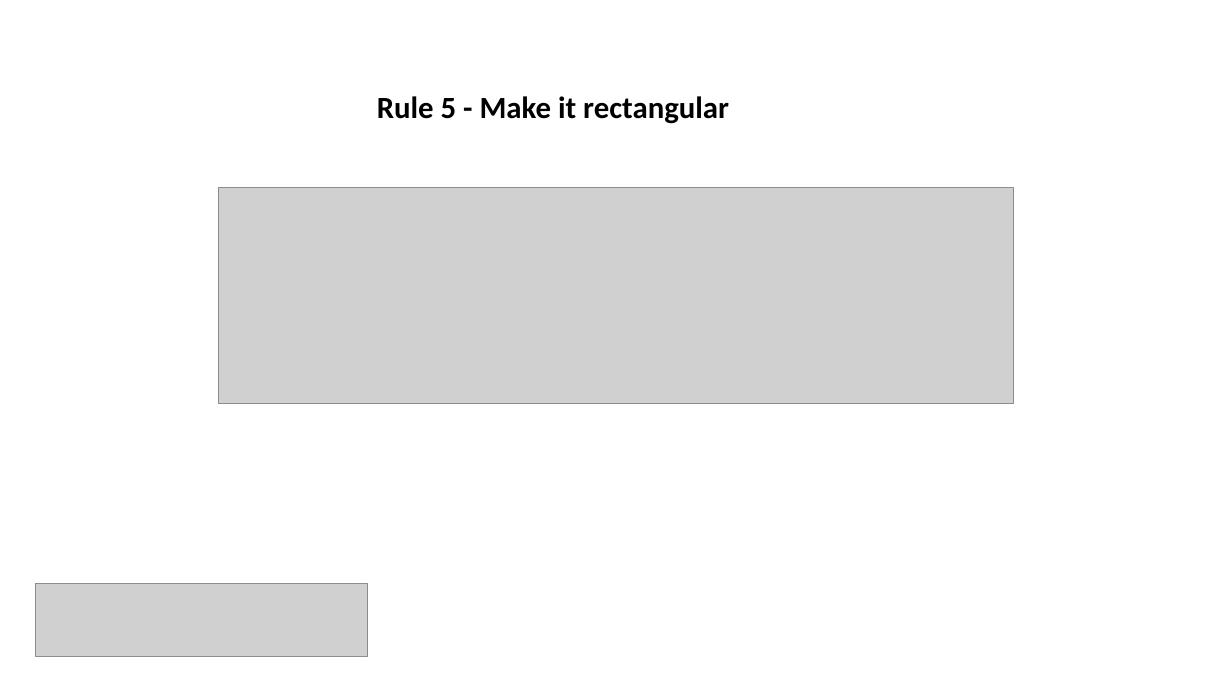
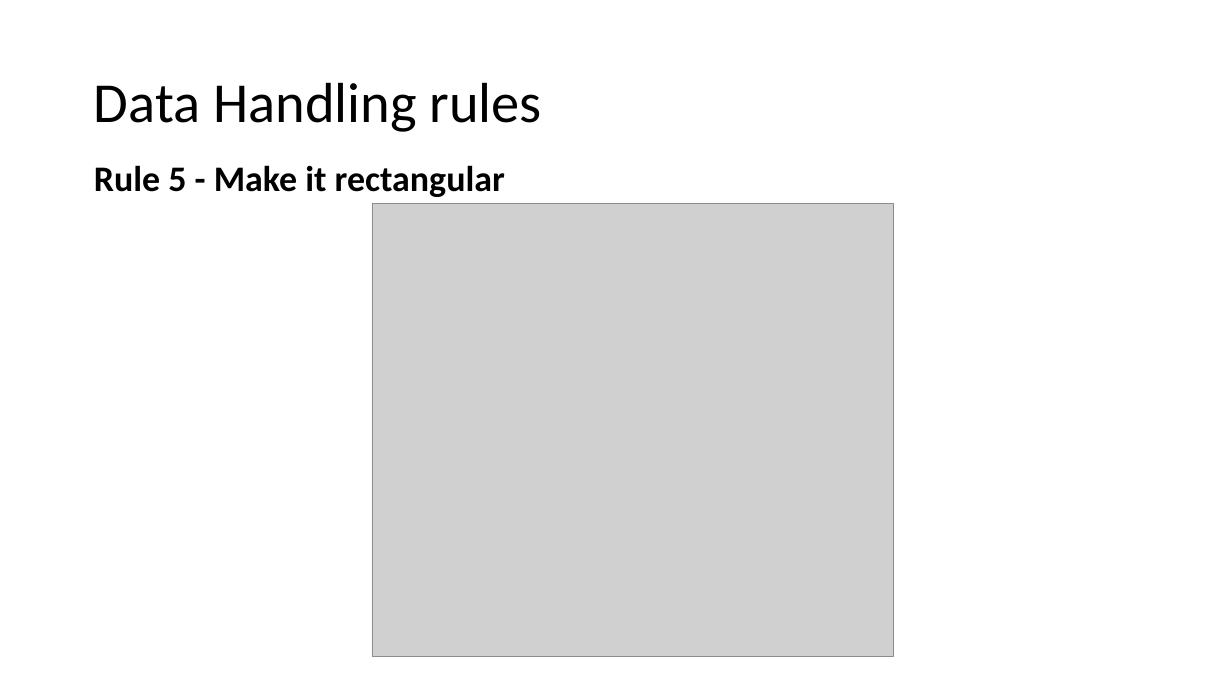
Before and after one commit to bioinformatics-core-shared-training/Managing-your-research-data, a slide deck: slide 21 of data_formatting.pptx (slide 22 before the commit). Drawn at 1232x693 pixels with LibreOffice and Linux fonts; fonts in the diff are those of the drawing; grey boxes stand for pictures; background and template pictures are left out. Boxes give left, top, right and bottom in pixels: in the first picture for what was removed or moved away, otherwise in the second. Text is boxed around its words. In the diff, an @@ line names an element or a change of style, - is before the commit and + after.

Commit message:
Update data formatting slides

```diff
--- a/data_formatting.pptx
+++ b/data_formatting.pptx
@@ title added at [94,82,542,132], 44 pt, text #000000 @@
+Data Handling rules
@@ text "Rule 5 - Make it ...": place and size @@
-text "Rule 5 - Make it ..." at [377,96,729,124]
+text "Rule 5 - Make it ..." at [94,165,505,197]
@@ text "Rule 5 - Make it ..." at [94,165,505,197]: size 24 to 28 pt; line spacing 1 to 0.9; more space between paragraphs @@
@@ picture: place and size @@
-picture at [218,188,1014,403]
+picture at [372,203,894,656]
@@ picture removed at [36,584,368,657] @@
```
Also in this commit, not shown: 17 other slides changed, 7 slides added, 13 slides removed, 5 other files.
